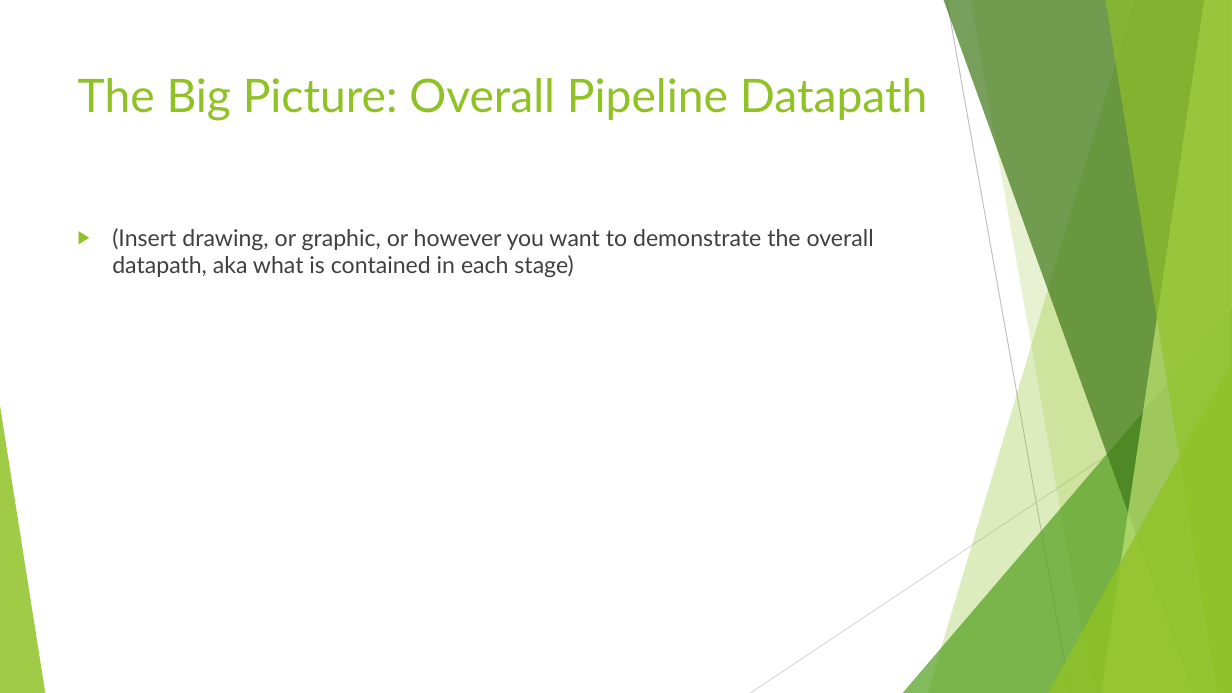
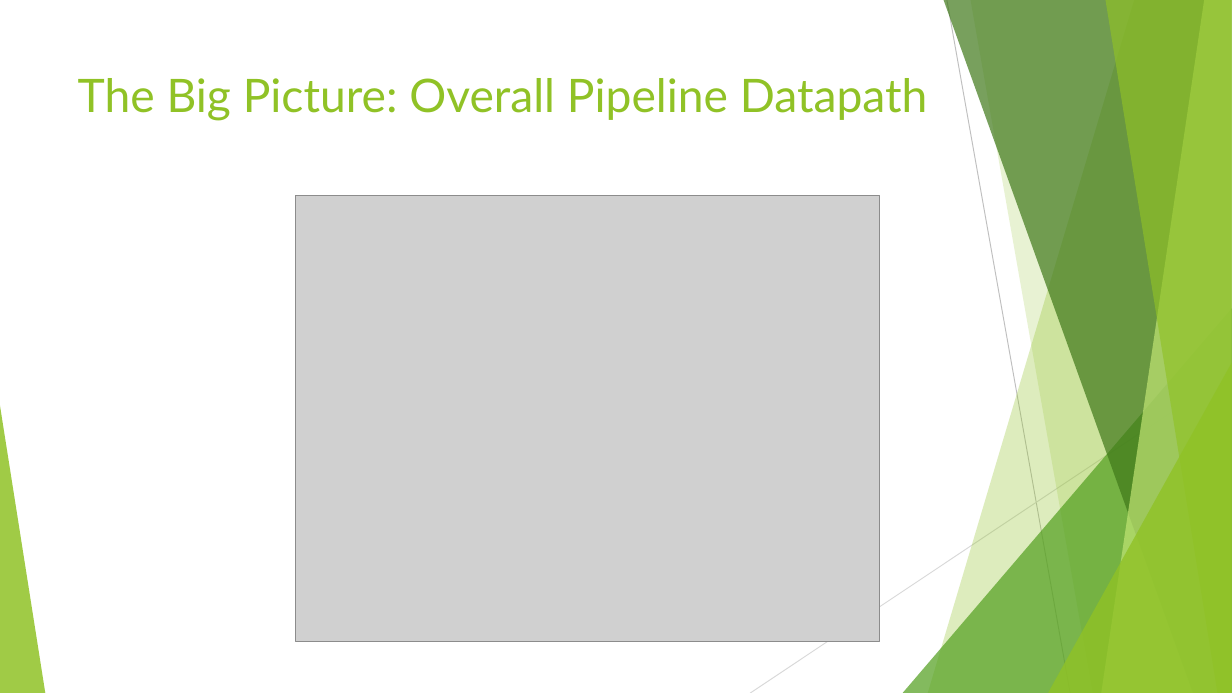
Before and after one commit to bpeynetti/362Project, a slide deck: slide 3 of Pipelined Processor Demo.pptx. Drawn at 1232x693 pixels with LibreOffice and Linux fonts; fonts in the diff are those of the drawing; grey boxes stand for pictures. Boxes give left, top, right and bottom in pixels: in the first picture for what was removed or moved away, otherwise in the second. Text is boxed around its words. In the diff, an @@ line names an element or a change of style, - is before the commit and + after.

```diff
--- a/Pipelined Processor Demo.pptx
+++ b/Pipelined Processor Demo.pptx
@@ picture added at box(296, 195, 880, 642) @@
@@ text removed at box(112, 228, 874, 277) @@
-▶ (Insert drawing, or graphic, or however you want to demonstrate the overall datapath, aka what is contained in each stage)
```
Also in this commit, not shown: 6 other slides changed, 1 slide added, 1 slide removed, 34 other files.
